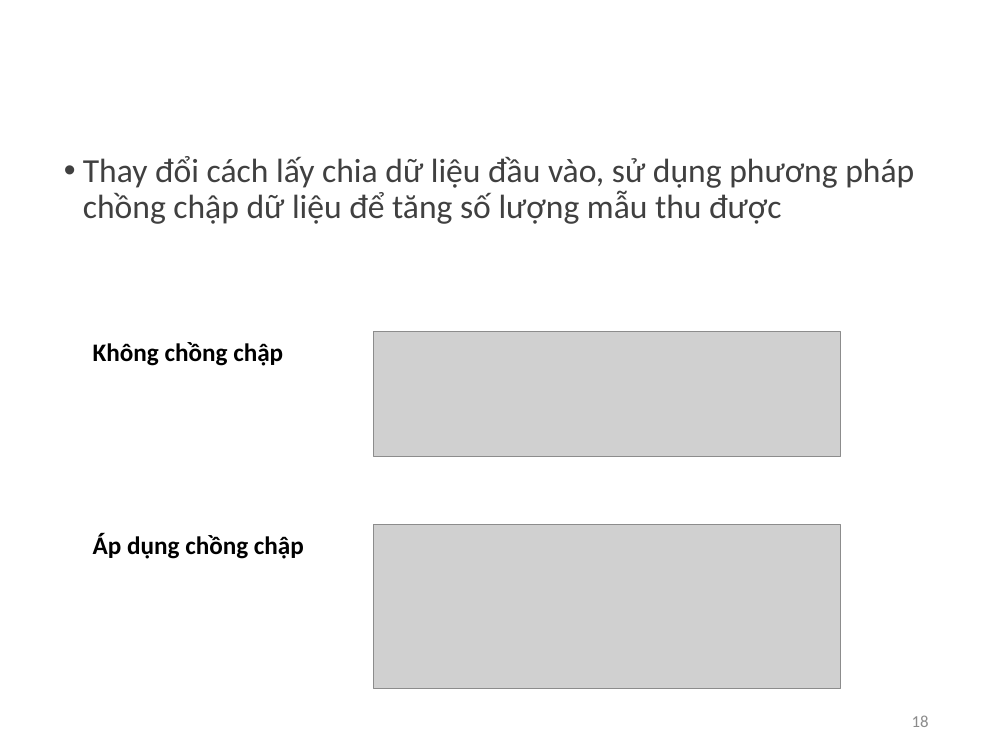
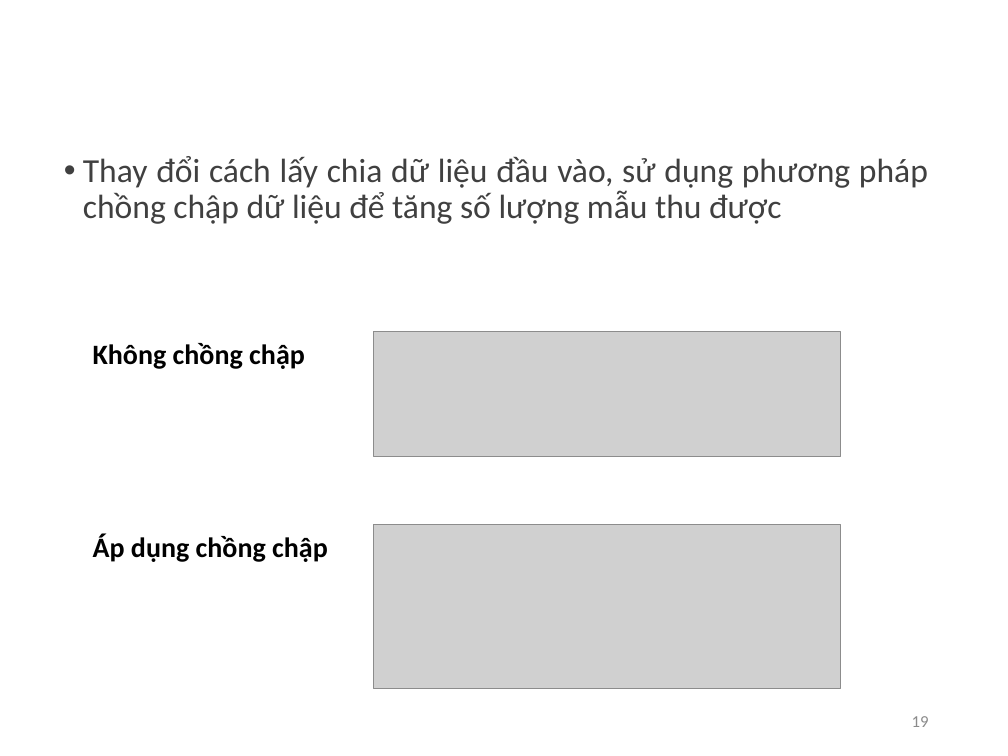
Before and after one commit to nguyennam2910/TriMun, a slide deck: slide 19 of Slide Thesis.pptx (slide 18 before the commit). Drawn at 1008x756 pixels with LibreOffice and Linux fonts; fonts in the diff are those of the drawing; grey boxes stand for pictures; background and template pictures are left out. Boxes give left, top, right and bottom in pixels: in the first picture for what was removed or moved away, otherwise in the second. Text is boxed around its words. In the diff, an @@ line names an element or a change of style, - is before the commit and + after.

```diff
--- a/Slide Thesis.pptx
+++ b/Slide Thesis.pptx
@@ text "Thay đổi cách lấy chia ..." at (83,156,781,224): alignment left to justified @@
@@ text "Không chồng chập" at (93,343,305,369): size 18 to 20 pt @@
@@ text "Áp dụng chồng chập" at (93,534,328,562): size 18 to 20 pt @@
@@ page number at (912,716,929,727): text changed @@
-18
+19
```
Also in this commit, not shown: 17 other slides changed, 2 slides added, 2 other files.
